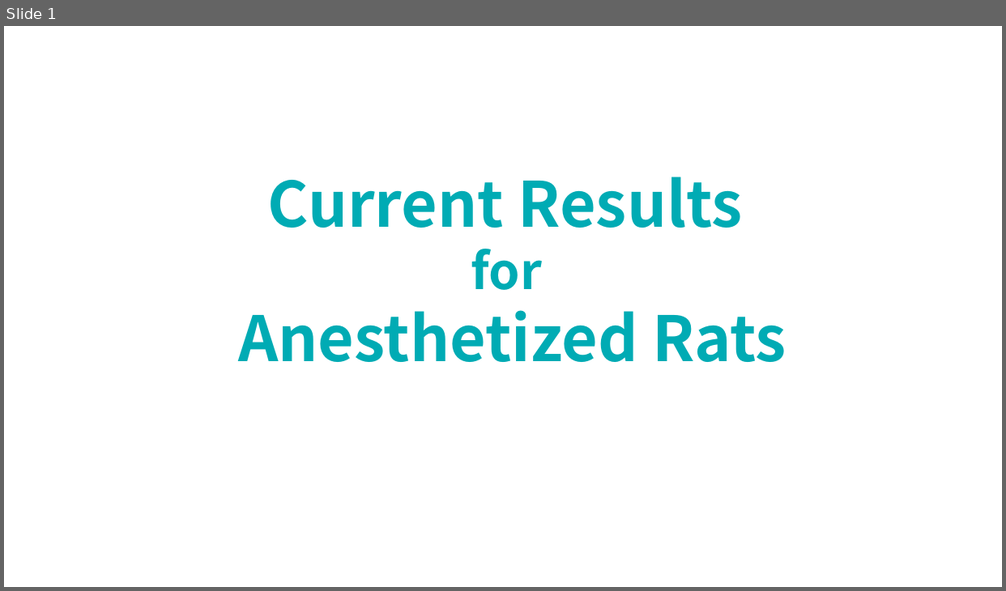
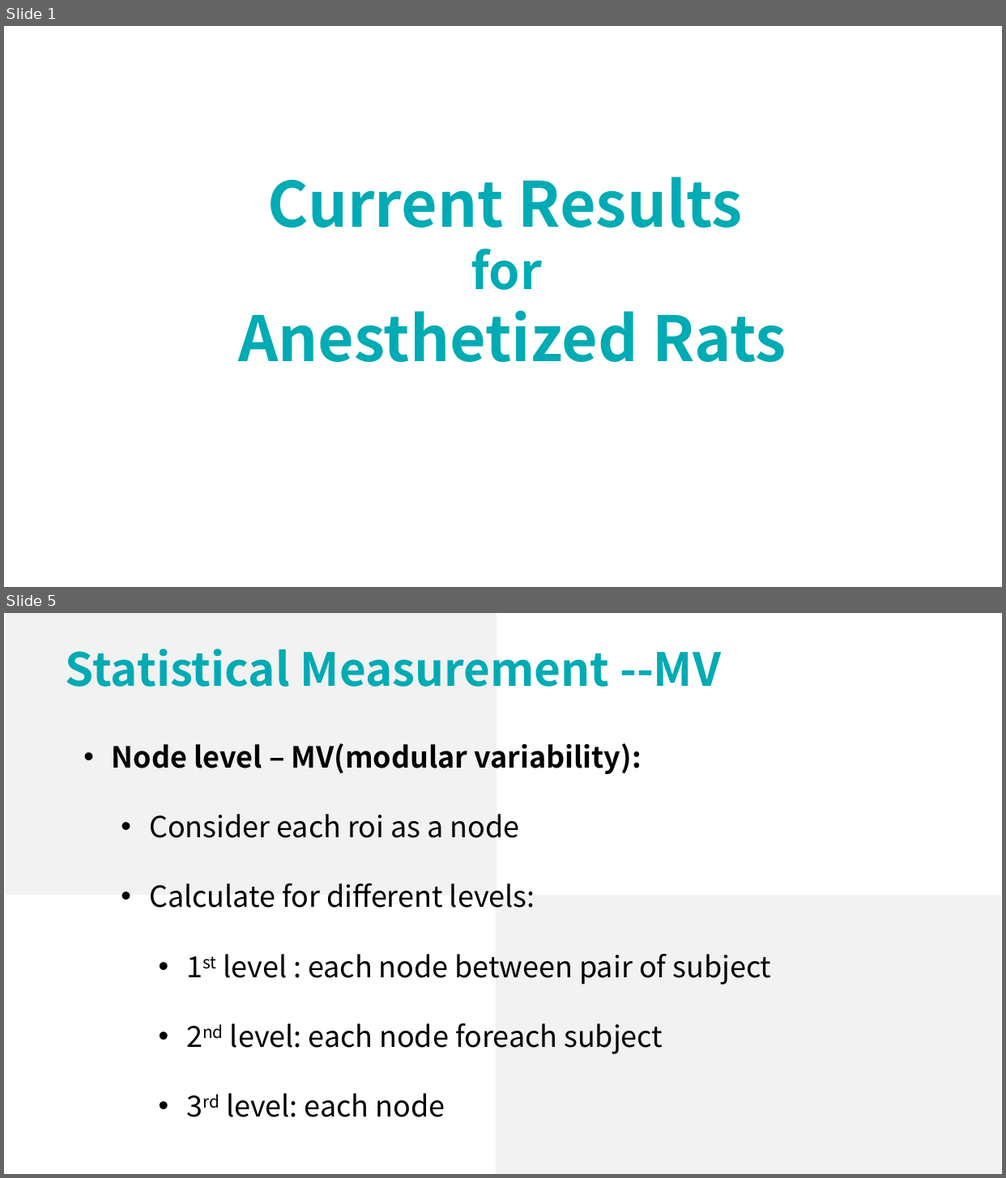
Before and after one commit to lsyoath/sheepy, a slide deck: Work/CurrentResults.pptx. Shown one above the other, each under a label of ours: slide 1 before the commit, slides 1 and 5 after it; the slides between them are not shown. The pictures are 1006x591 and 1006x1178 pixels, drawn with LibreOffice and Linux fonts; fonts in the diff are those of the drawing. Boxes give left, top, right and bottom in pixels: in the first picture for what was removed or moved away, otherwise in the second. Text is boxed around its words. In the diff, an @@ line names an element or a change of style, - is before the commit and + after.

```diff
--- a/Work/CurrentResults.pptx
+++ b/Work/CurrentResults.pptx
@@ slide 5 added at [4, 613, 1002, 1174], background #FFFFFF @@
@@ rectangle added at [5, 613, 496, 895], fill #F2F2F2 @@
@@ text added at [66, 649, 721, 687], 44 pt, text #00ABB4, bold @@
+Statistical Measurement --MV
@@ text added at [112, 743, 772, 1118], 28 pt, text #000000 @@
+• Node level – MV(modular variability):
+  • Consider each roi as a node
+  • Calculate for different levels:
+    • 1st level : each node between pair of subject
+    • 2nd level: each node foreach subject
+    • 3rd level: each node
@@ rectangle added at [496, 895, 1001, 1174], fill #F2F2F2 @@
```
Also in this commit, not shown: 15 other slides added, 2 slides removed.
